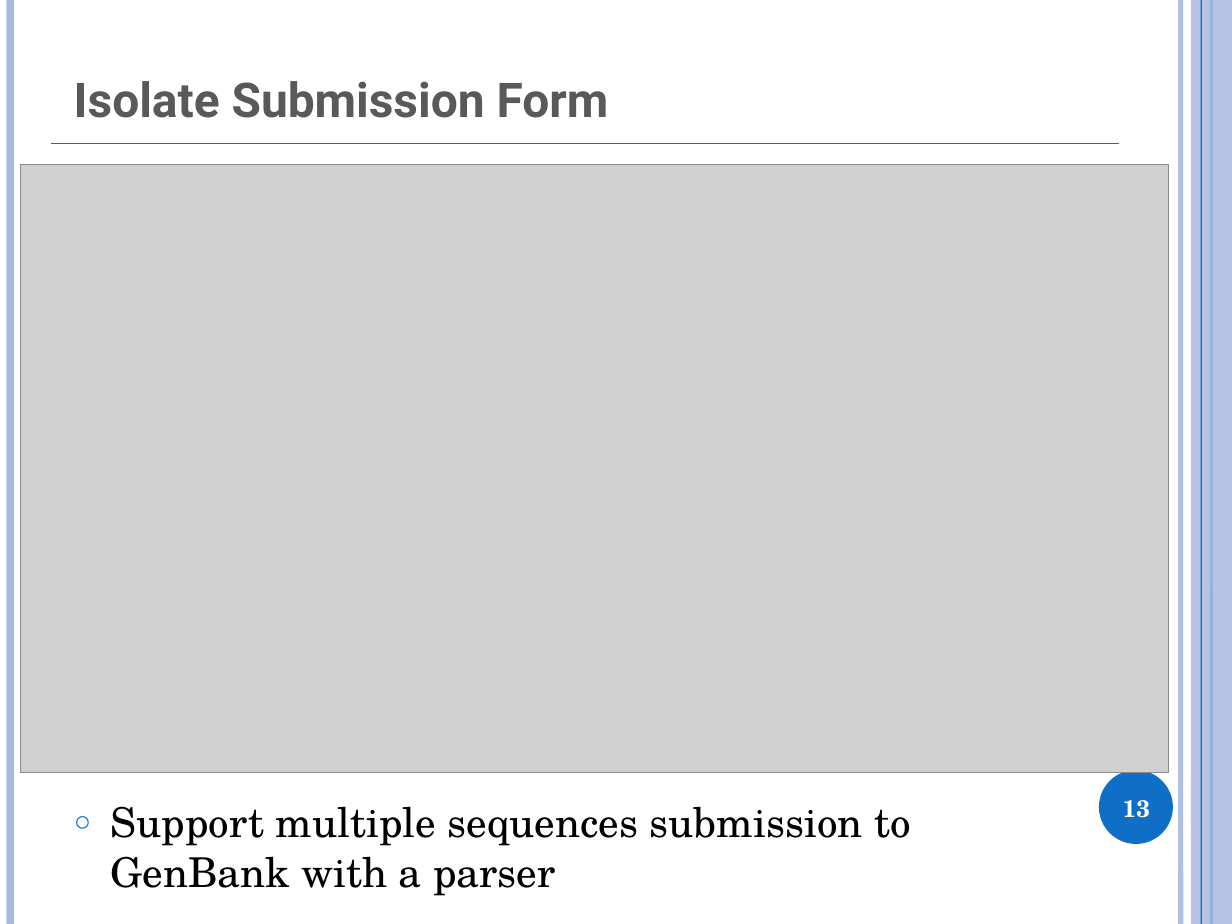
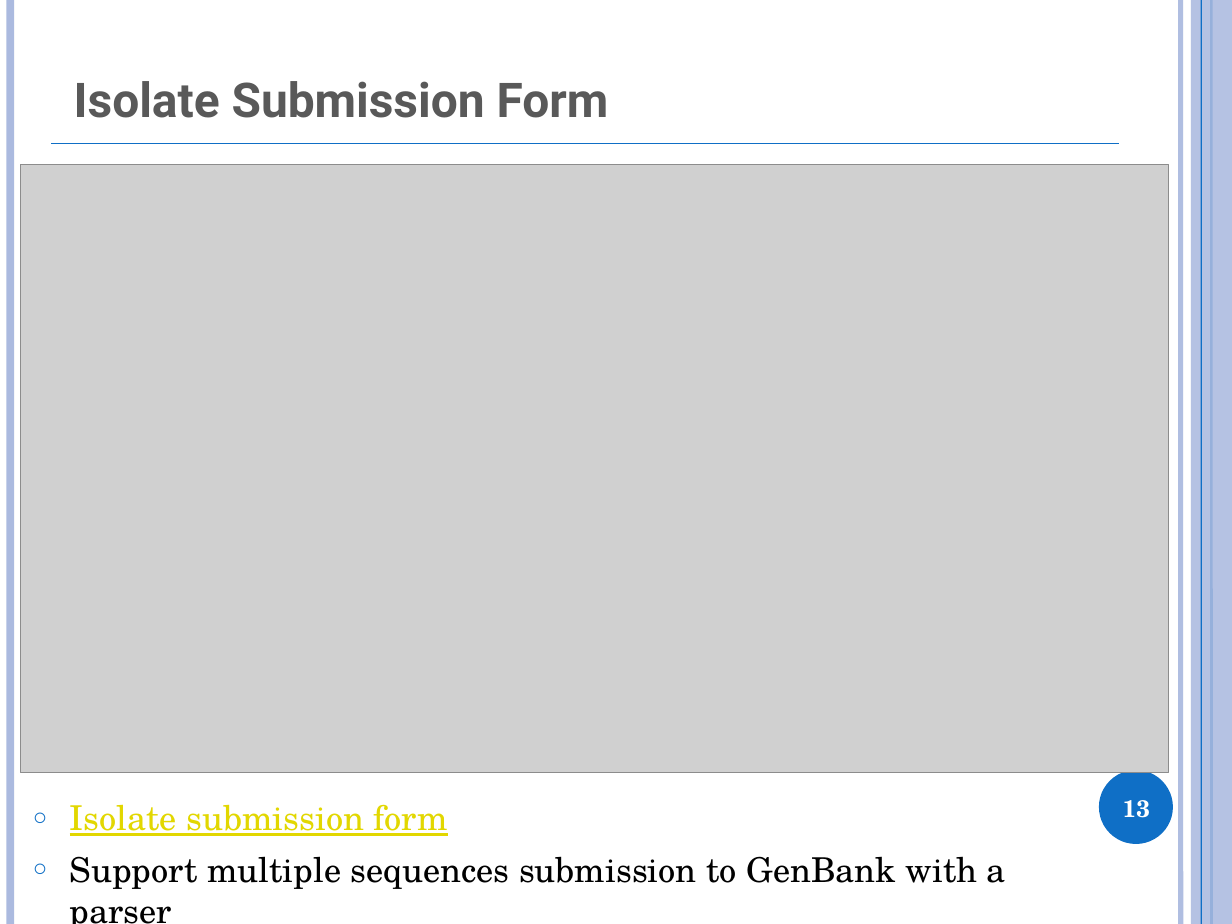
Before and after one commit to obi-ontology/obi-legacy-svn, a slide deck: slide 13 of trunk/docs/presentations/OBI tutorial July 2011 ICBO/EuPathDB.pptx. Drawn at 1232x924 pixels with LibreOffice and Linux fonts; fonts in the diff are those of the drawing; grey boxes stand for pictures. Boxes give left, top, right and bottom in pixels: in the first picture for what was removed or moved away, otherwise in the second. Text is boxed around its words. In the diff, an @@ line names an element or a change of style, - is before the commit and + after.

```diff
--- a/trunk/docs/presentations/OBI tutorial July 2011 ICBO/EuPathDB.pptx
+++ b/trunk/docs/presentations/OBI tutorial July 2011 ICBO/EuPathDB.pptx
@@ text "Isolate submission form": place and size @@
-text "Isolate submission form" at bbox=[111, 806, 911, 896]
+text "Isolate submission form" at bbox=[70, 804, 1006, 889]
@@ text at bbox=[70, 804, 448, 836]: paragraph added @@
+○ Isolate submission form
@@ text at bbox=[70, 856, 1006, 889]: size 24 to 20 pt in "Support multiple sequences submission to GenBank with ..." @@
```
Also in this commit, not shown: 5 other slides changed.
